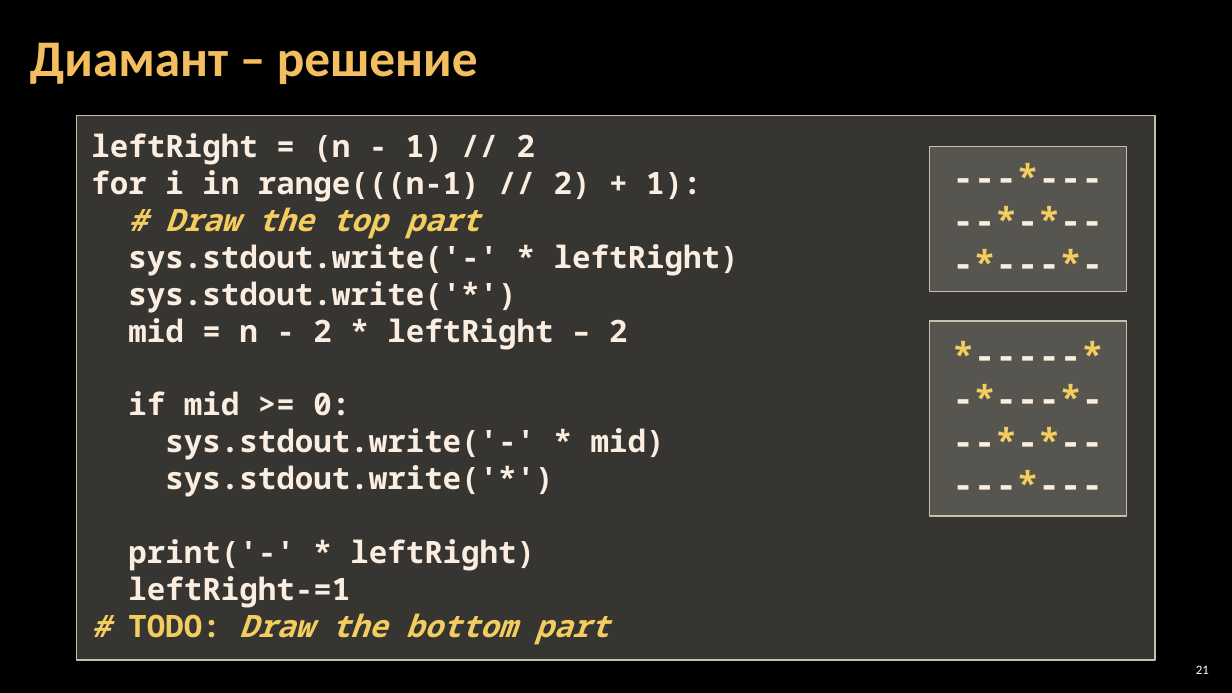
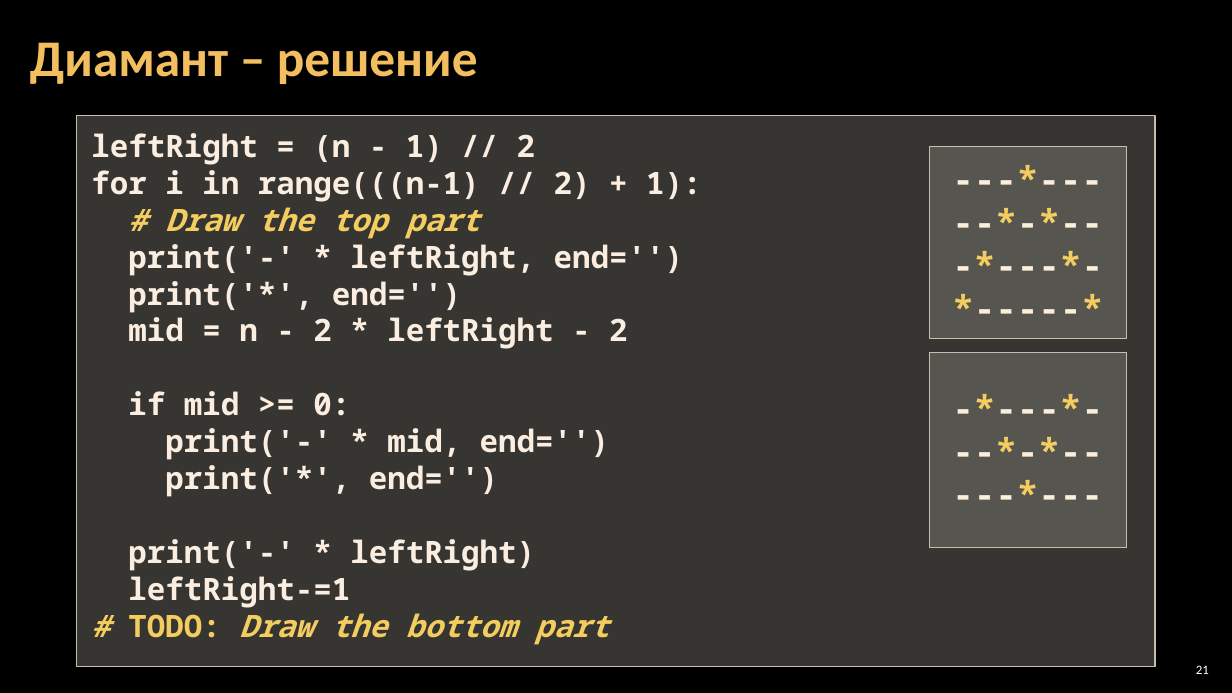
Before and after one commit to Software-University/Python-Basics, a slide deck: slide 21 of Python/6. Drawing-with-Loops/6. Drawing-with-Loops.pptx. Drawn at 1232x693 pixels with LibreOffice and Linux fonts; fonts in the diff are those of the drawing; background and template pictures are left out. Boxes give left, top, right and bottom in pixels: in the first picture for what was removed or moved away, otherwise in the second. Text is boxed around its words. In the diff, an @@ line names an element or a change of style, - is before the commit and + after.

```diff
--- a/Python/6. Drawing-with-Loops/6. Drawing-with-Loops.pptx
+++ b/Python/6. Drawing-with-Loops/6. Drawing-with-Loops.pptx
@@ rectangle "leftRight = (n - 1) ...": place and size @@
-rectangle "leftRight = (n - 1) ..." at [77,116,1155,660]
+rectangle "leftRight = (n - 1) ..." at [77,116,1155,666]
@@ text in rectangle at [929,146,1126,338]: paragraph added @@
+*-----*
@@ rectangle "---*---": place and size @@
-rectangle "---*---" at [929,146,1126,291]
+rectangle "---*---" at [929,146,1126,338]
@@ text in rectangle at [128,244,683,349]: text changed @@
-sys.stdout.write('-' * leftRight)
-sys.stdout.write('*')
-mid = n - 2 * leftRight – 2
+print('-' * leftRight, end='')
+print('*', end='')
+mid = n - 2 * leftRight - 2
@@ text in rectangle at [929,353,1126,548]: paragraph removed @@
-*-----*
@@ rectangle "-*---*-": place and size @@
-rectangle "-*---*-" at [929,321,1126,516]
+rectangle "-*---*-" at [929,353,1126,548]
@@ text in rectangle at [165,428,609,497]: text changed @@
-sys.stdout.write('-' * mid)
-sys.stdout.write('*')
+print('-' * mid, end='')
+print('*', end='')
```
Also in this commit, not shown: 11 other slides changed, 12 other files.
